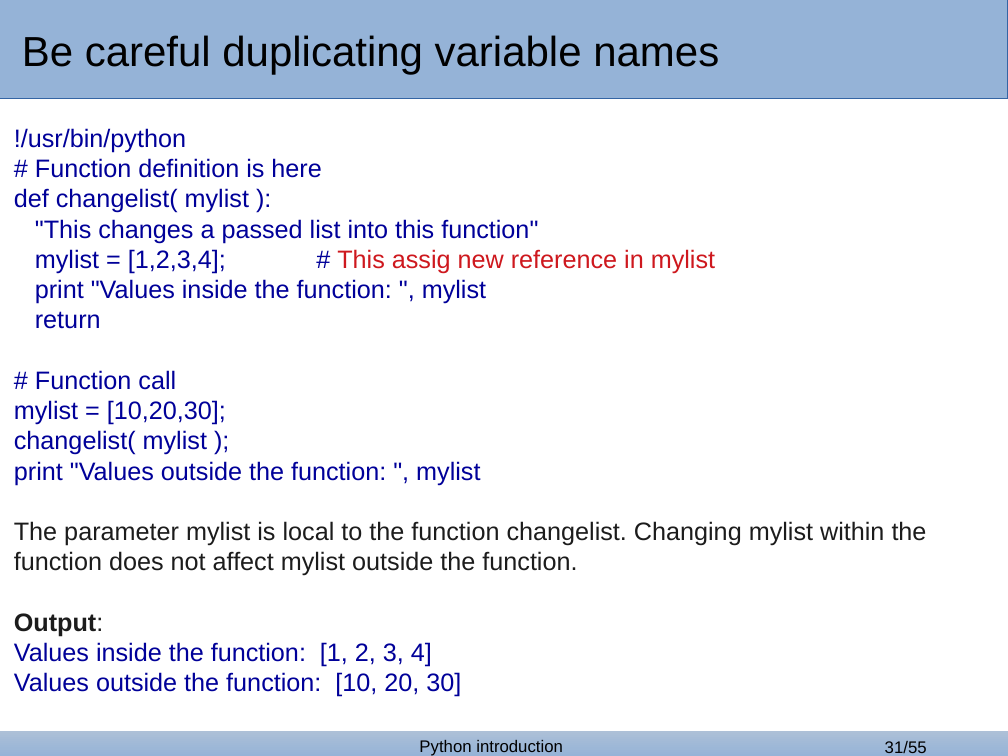
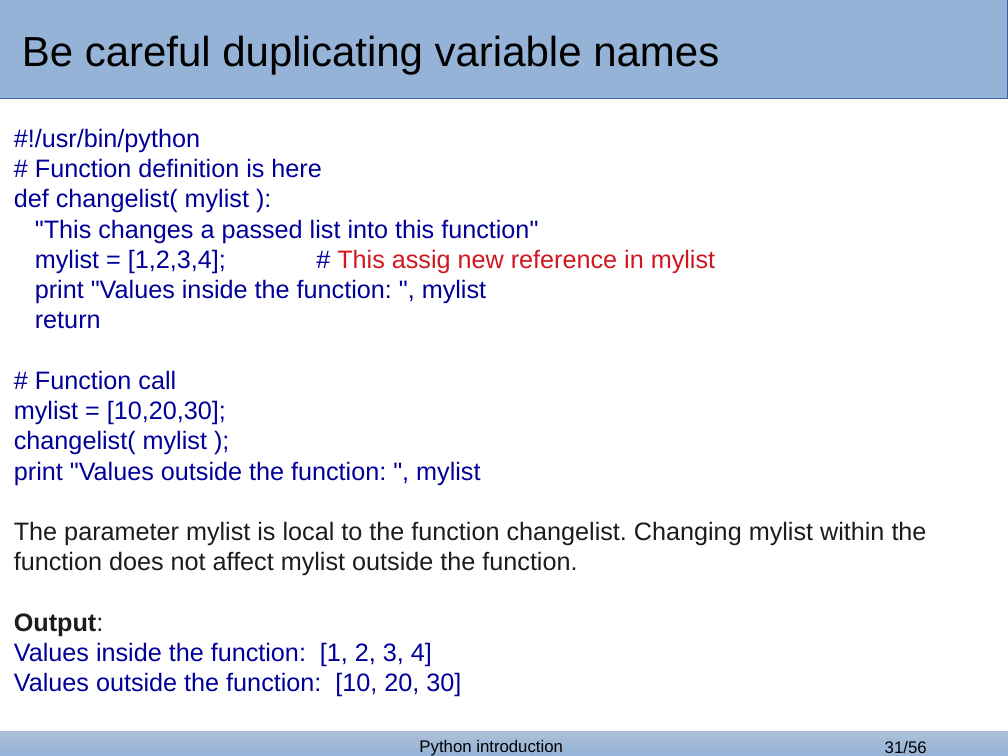
Before and after one commit to GozDavid/bash_lectures, a slide deck: slide 31 of python_1.odp. Drawn at 1008x756 pixels with LibreOffice and Linux fonts; fonts in the diff are those of the drawing; background and template pictures are left out. Boxes give left, top, right and bottom in pixels: in the first picture for what was removed or moved away, otherwise in the second. Text is boxed around its words. In the diff, an @@ line names an element or a change of style, - is before the commit and + after.

```diff
--- a/python_1.odp
+++ b/python_1.odp
@@ text at (14, 128, 200, 153): text changed @@
-!/usr/bin/python
+#!/usr/bin/python
@@ page number at (885, 741, 927, 753): text changed @@
-31/55
+31/56
```
Also in this commit, not shown: 4 other slides changed, 1 slide added, 5 other files.
